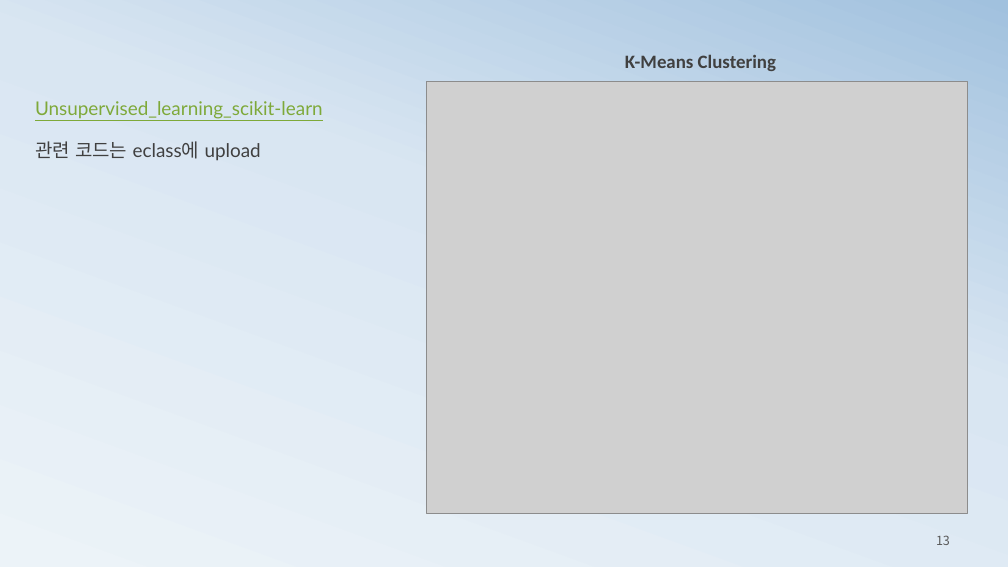
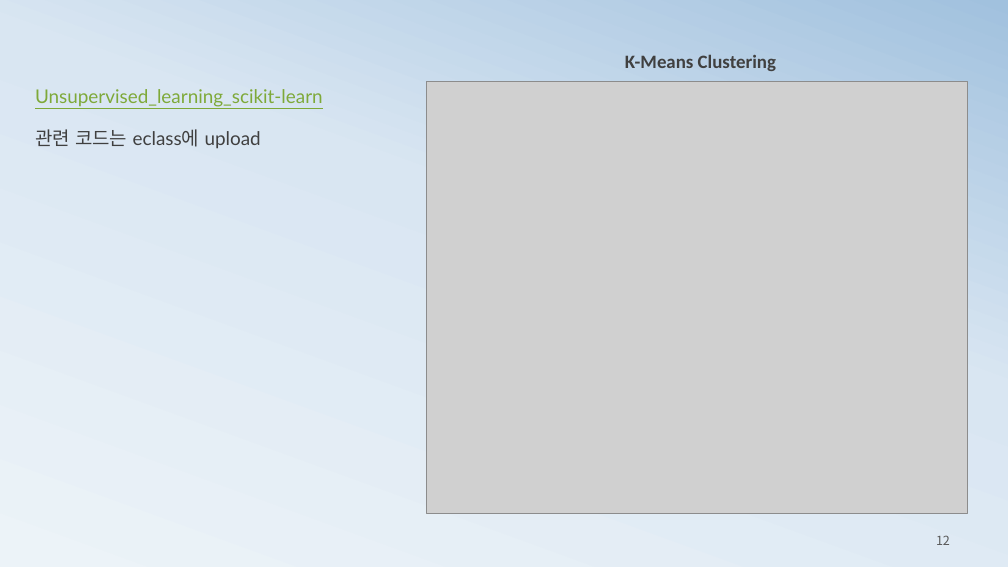
Before and after one commit to ancestor9/mathematics-for-machine-learning, a slide deck: slide 12 of 2_histogram2probability.pptx (slide 13 before the commit). Drawn at 1008x567 pixels with LibreOffice and Linux fonts; fonts in the diff are those of the drawing; grey boxes stand for pictures. Boxes give left, top, right and bottom in pixels: in the first picture for what was removed or moved away, otherwise in the second. Text is boxed around its words. In the diff, an @@ line names an element or a change of style, - is before the commit and + after.

```diff
--- a/2_histogram2probability.pptx
+++ b/2_histogram2probability.pptx
@@ text "Unsupervised_learning_scikit-learn": place and size @@
-text "Unsupervised_learning_scikit-learn" at bbox=[35, 101, 323, 119]
+text "Unsupervised_learning_scikit-learn" at bbox=[35, 89, 323, 107]
@@ text "관련 코드는 eclass에 upload": place and size @@
-text "관련 코드는 eclass에 upload" at bbox=[35, 141, 261, 161]
+text "관련 코드는 eclass에 upload" at bbox=[35, 129, 261, 149]
@@ page number at bbox=[936, 535, 950, 545]: text changed @@
-13
+12
```
Also in this commit, not shown: 14 other slides changed, 5 slides added, 3 slides removed.
